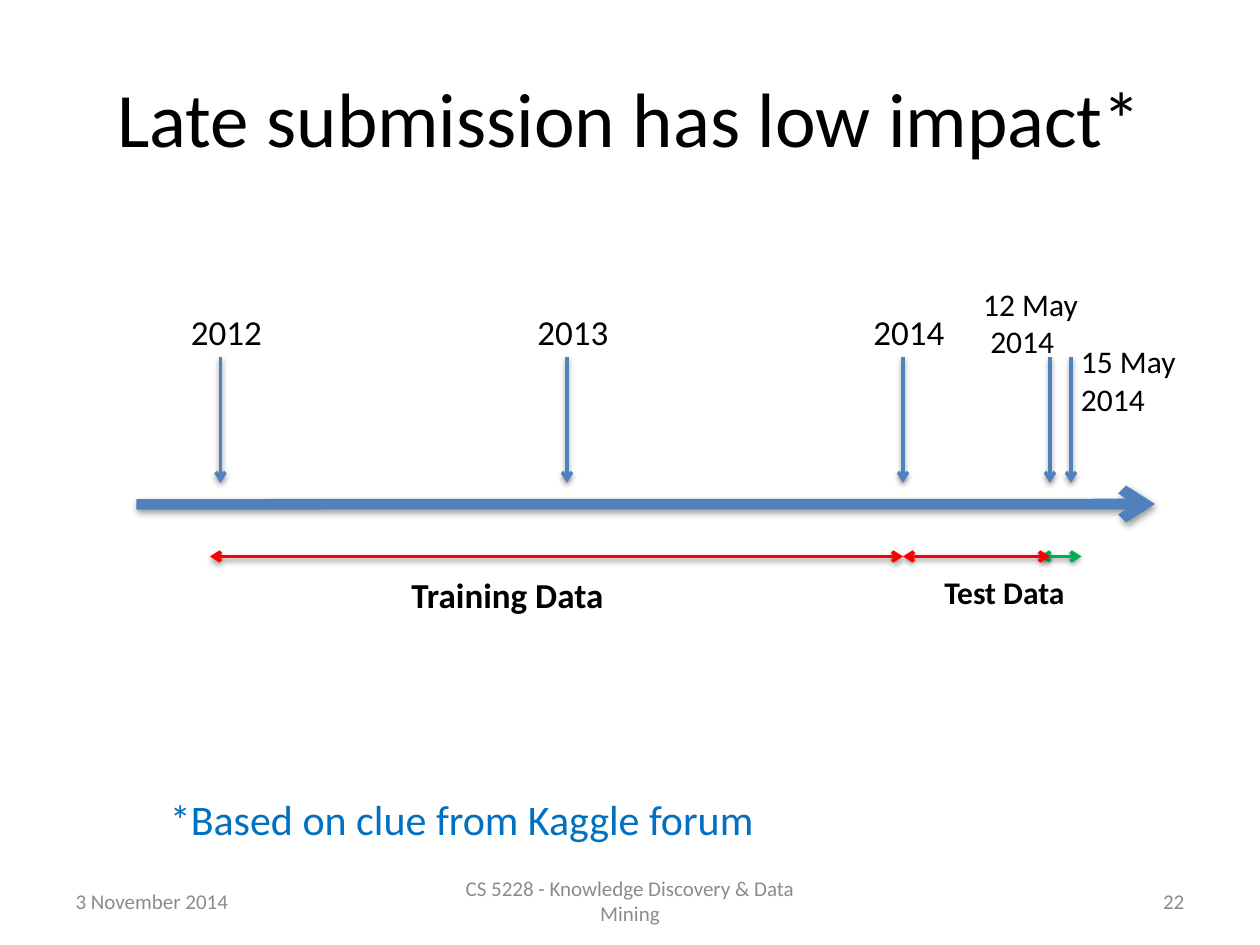
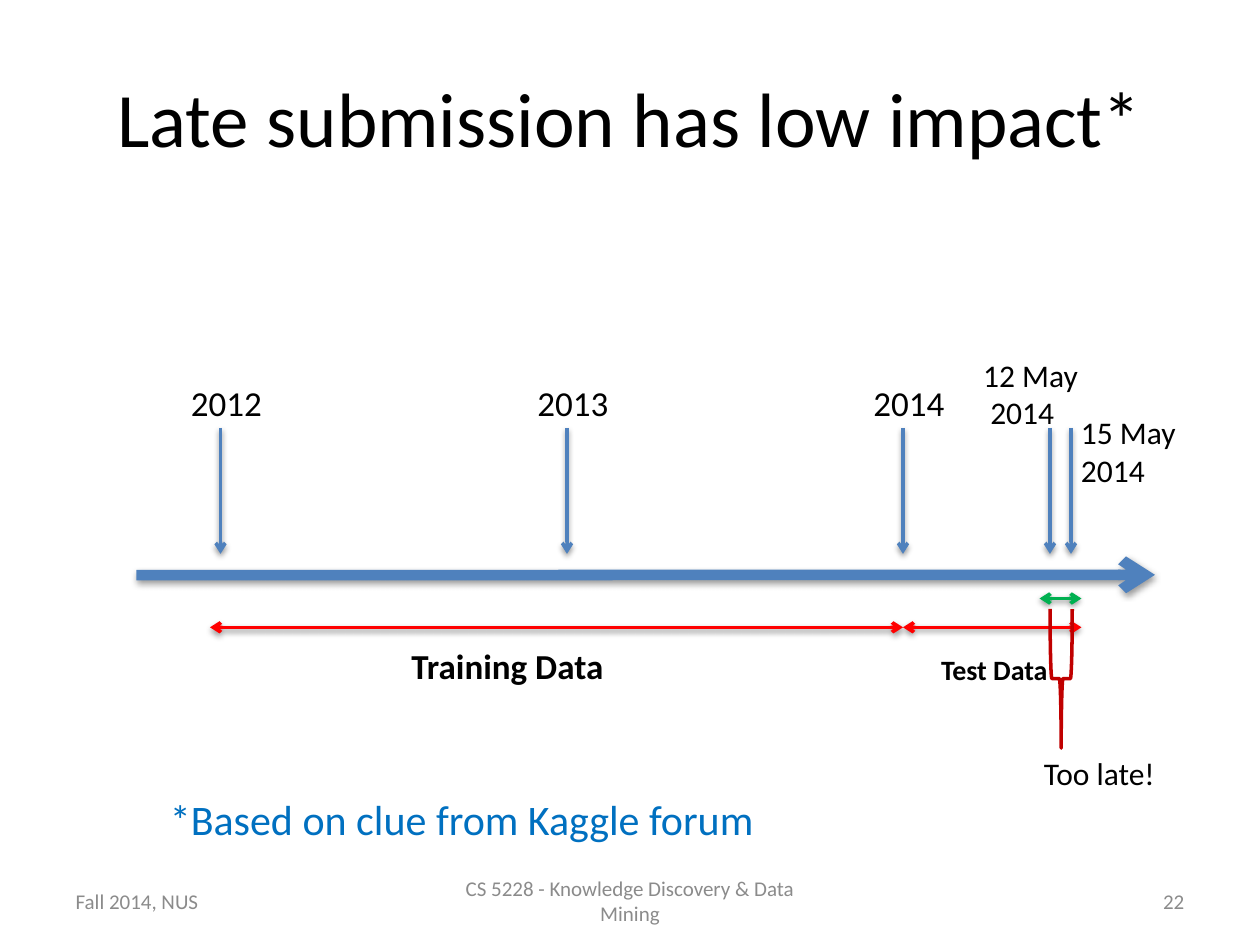
Before and after one commit to raymondhs/Panda-Delights, a slide deck: slide 22 of doc/2014_Nov_04.pptx. Drawn at 1260x945 pixels with LibreOffice and Linux fonts; fonts in the diff are those of the drawing. Boxes give left, top, right and bottom in pixels: in the first picture for what was removed or moved away, otherwise in the second. Text is boxed around its words. In the diff, an @@ line names an element or a change of style, - is before the commit and + after.

Commit message:
slides

```diff
--- a/doc/2014_Nov_04.pptx
+++ b/doc/2014_Nov_04.pptx
@@ 6 texts, 6 arrows, 1 double arrow: place and size @@
-6 texts, 6 arrows, 1 double arrow at bbox=[136, 295, 1176, 614]
+6 texts, 6 arrows, 1 double arrow at bbox=[136, 366, 1176, 685]
@@ double arrow moved from (1040, 557) - (1081, 557) to (1040, 598) - (1081, 598) @@
@@ double arrow moved from (903, 557) - (1050, 557) to (903, 627) - (1081, 627) @@
@@ right brace added at bbox=[1050, 610, 1072, 748], outline #C00000 2 pt @@
@@ text "Test Data": place and size @@
-text "Test Data" at bbox=[944, 583, 1064, 605]
+text "Test Data" at bbox=[941, 662, 1047, 681]
@@ text "Test Data" at bbox=[941, 662, 1047, 681]: size 18 to 16 pt @@
@@ text added at bbox=[1044, 763, 1155, 786], 18 pt, text #000000 @@
+Too late!
@@ text at bbox=[76, 894, 198, 912]: text changed @@
-3 November 2014
+Fall 2014, NUS
```
Also in this commit, not shown: 26 other slides changed.
